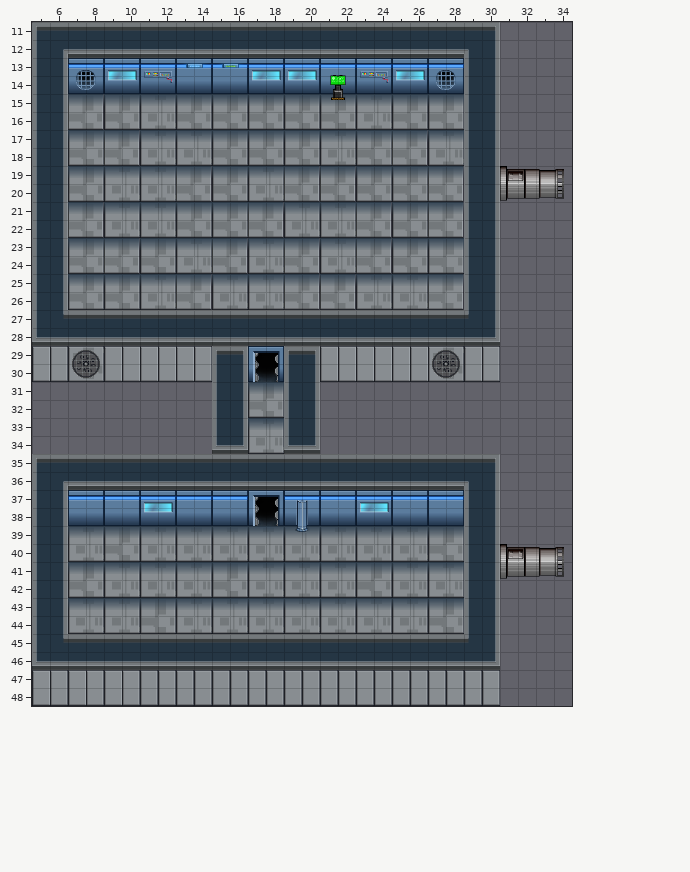
Tiled map: assets/MarsMapin.tmx. This is how it looked before the edit.
Cells are 32x32 px. Shown: x 5..34, y 11..48.
After:
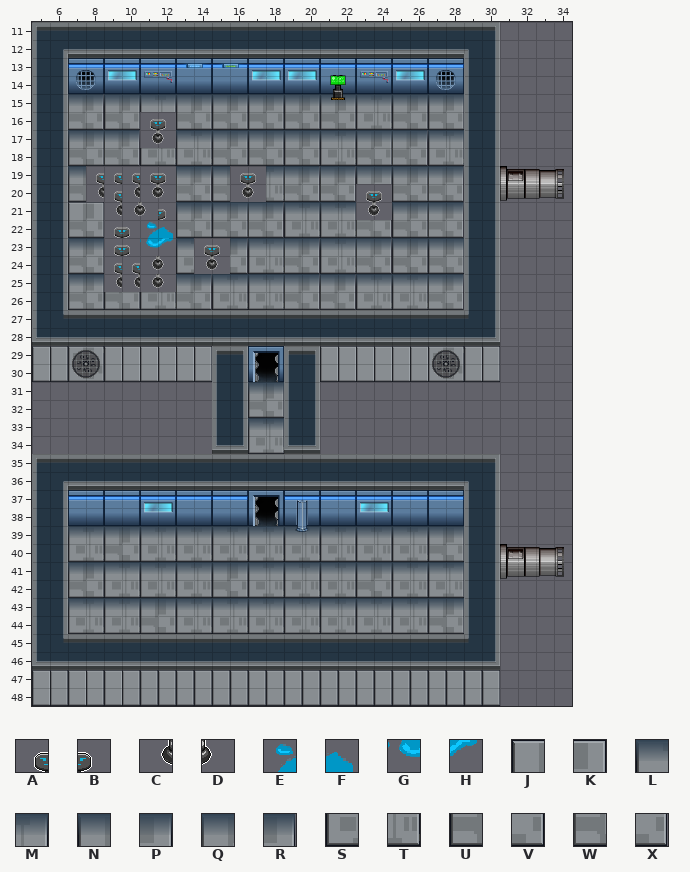
Key: from "tiles1": A 0, B 1, C 60, D 61, E 726, F 727, G 786, H 787, J 1206, K 1207, L 1220, M 1221, N 1222, P 1223, Q 1244, R 1245, S 1280, T 1281, U 1282, V 1283, W 1304, X 1305.
_ is an empty cell.
The edit:
Layer "Tile Layer 1":
Tile L becomes tile A in row 19 at x 9 and 11.
Tile M becomes tile A in row 19 at x 10; in row 23 at x 14.
Tile P becomes tile A in row 19 at x 8 and 16.
Tile Q becomes tile A in row 23 at x 9.
Tile S becomes tile A in row 16 at x 11; in row 20 at x 9; in row 22 at x 9.
Tile U becomes tile A in row 20 at x 23.
Tile W becomes tile A in row 24 at x 9.
Tile X becomes tile A in row 24 at x 10.
Tile L becomes tile B in row 19 at x 17.
Tile M becomes tile B in row 19 at x 12; in row 21 at x 12.
Tile Q becomes tile B in row 23 at x 15.
Tile R becomes tile B in row 23 at x 10.
Tile T becomes tile B in row 16 at x 12; in row 22 at x 10.
Tile V becomes tile B in row 20 at x 24.
Tile L becomes tile C in row 17 at x 11; in row 21 at x 9; in row 25 at x 11.
Tile M becomes tile C in row 21 at x 10.
Tile N becomes tile C in row 25 at x 9.
Tile P becomes tile C in row 25 at x 10.
Tile Q becomes tile C in row 21 at x 23.
Tile S becomes tile C in row 20 at x 11.
Tile T becomes tile C in row 20 at x 10; in row 24 at x 14.
Tile U becomes tile C in row 24 at x 11.
Tile V becomes tile C in row 20 at x 8 and 16.
Tile L becomes tile D in row 21 at x 11.
Tile M becomes tile D in row 17 at x 12; in row 25 at x 12.
Tile R becomes tile D in row 21 at x 24.
Tile S becomes tile D in row 20 at x 17.
Tile T becomes tile D in row 20 at x 12.
Tile V becomes tile D in row 24 at x 12.
Tile W becomes tile D in row 24 at x 15.
Tile S becomes tile E in row 22 at x 11.
Tile T becomes tile F in row 22 at x 12.
Tile N becomes tile G in row 23 at x 11.
Tile P becomes tile H in row 23 at x 12.
Tile Q becomes tile J in row 21 at x 7.
Tile R becomes tile K in row 21 at x 8.
Tile W becomes tile U in row 22 at x 7.
Tile X becomes tile V in row 22 at x 8.
Boxes around the changes in both pictures, in picture pixels (x1, y1, x2, y2):
changed: (140, 112, 176, 148)
changed: (68, 166, 176, 292)
changed: (230, 166, 266, 202)
changed: (356, 184, 392, 220)
changed: (194, 238, 230, 274)
